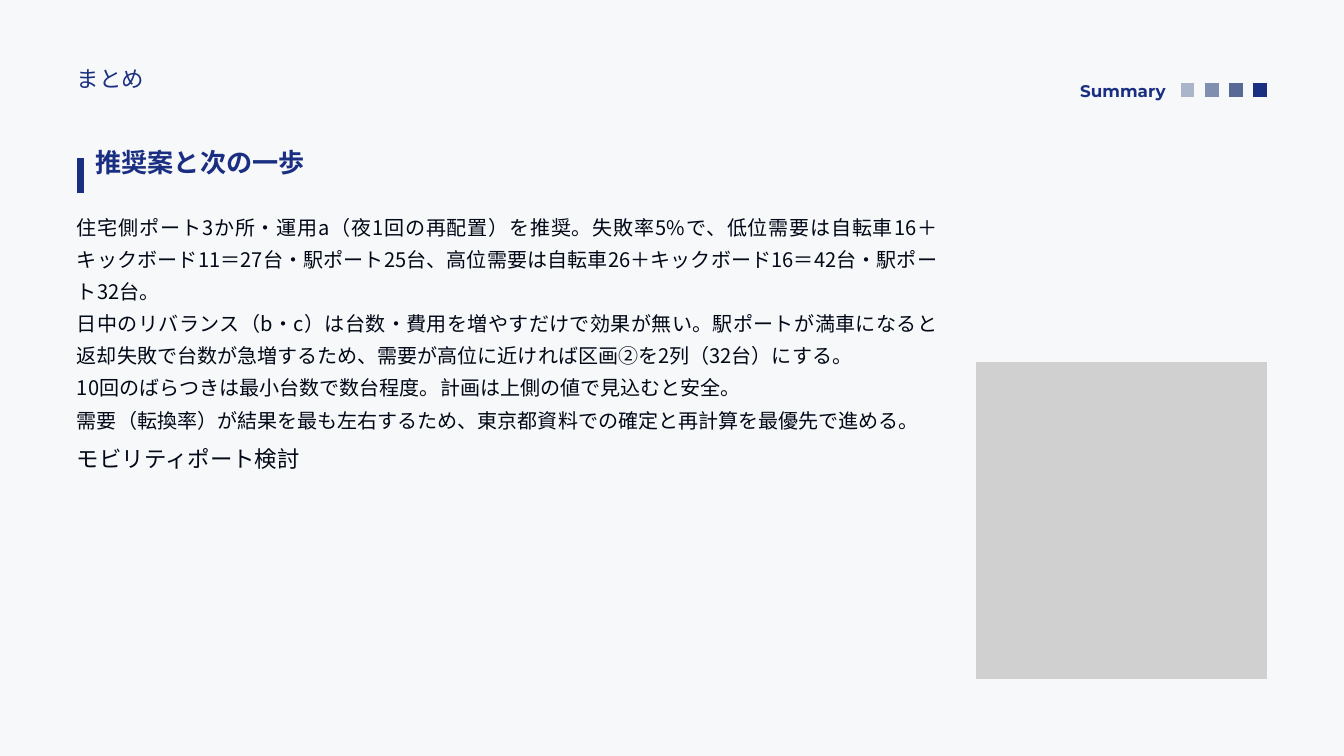
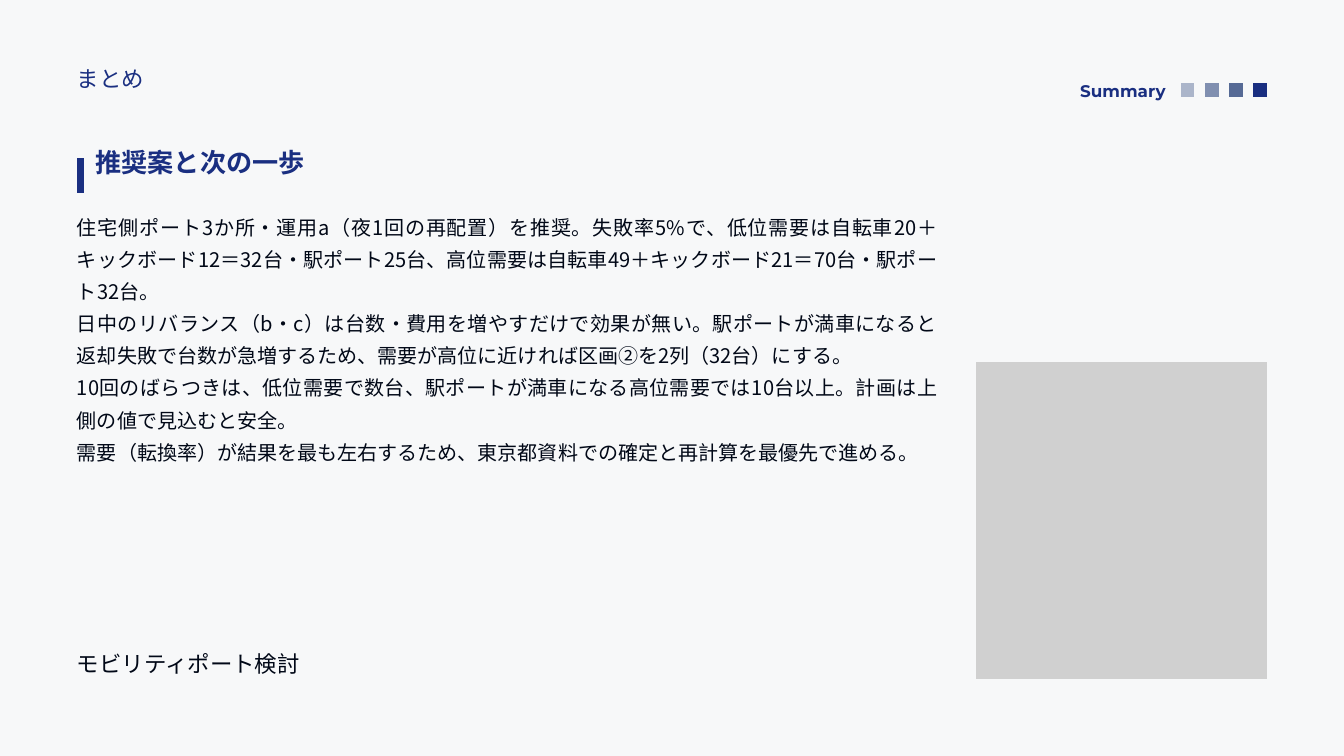
Before and after one commit to saigaeno-cmd/mikuri_sim, a slide deck: slide 20 of data/output/study/報告_モビリティシェア検討.pptx (slide 19 before the commit). Drawn at 1344x756 pixels with LibreOffice and Linux fonts; fonts in the diff are those of the drawing; grey boxes stand for pictures. Boxes give left, top, right and bottom in pixels: in the first picture for what was removed or moved away, otherwise in the second. Text is boxed around its words. In the diff, an @@ line names an element or a change of style, - is before the commit and + after.

```diff
--- a/data/output/study/報告_モビリティシェア検討.pptx
+++ b/data/output/study/報告_モビリティシェア検討.pptx
@@ text at <box>77,218,937,301</box>: text changed @@
-住宅側ポート3か所・運用a（夜1回の再配置）を推奨。失敗率5%で、低位需要は自転車16＋キックボード11＝27台・駅ポート25台、高位需要は自転車26＋キックボード16＝42台・駅ポート32台。
+住宅側ポート3か所・運用a（夜1回の再配置）を推奨。失敗率5%で、低位需要は自転車20＋キックボード12＝32台・駅ポート25台、高位需要は自転車49＋キックボード21＝70台・駅ポート32台。
@@ text at <box>77,378,937,430</box>: text changed @@
-10回のばらつきは最小台数で数台程度。計画は上側の値で見込むと安全。
+10回のばらつきは、低位需要で数台、駅ポートが満車になる高位需要では10台以上。計画は上側の値で見込むと安全。
@@ text "モビリティポート検討": place and size @@
-text "モビリティポート検討" at <box>77,448,300,469</box>
+text "モビリティポート検討" at <box>77,653,300,674</box>
```
Also in this commit, not shown: 22 other slides changed, 1 slide added, 6 other files.
